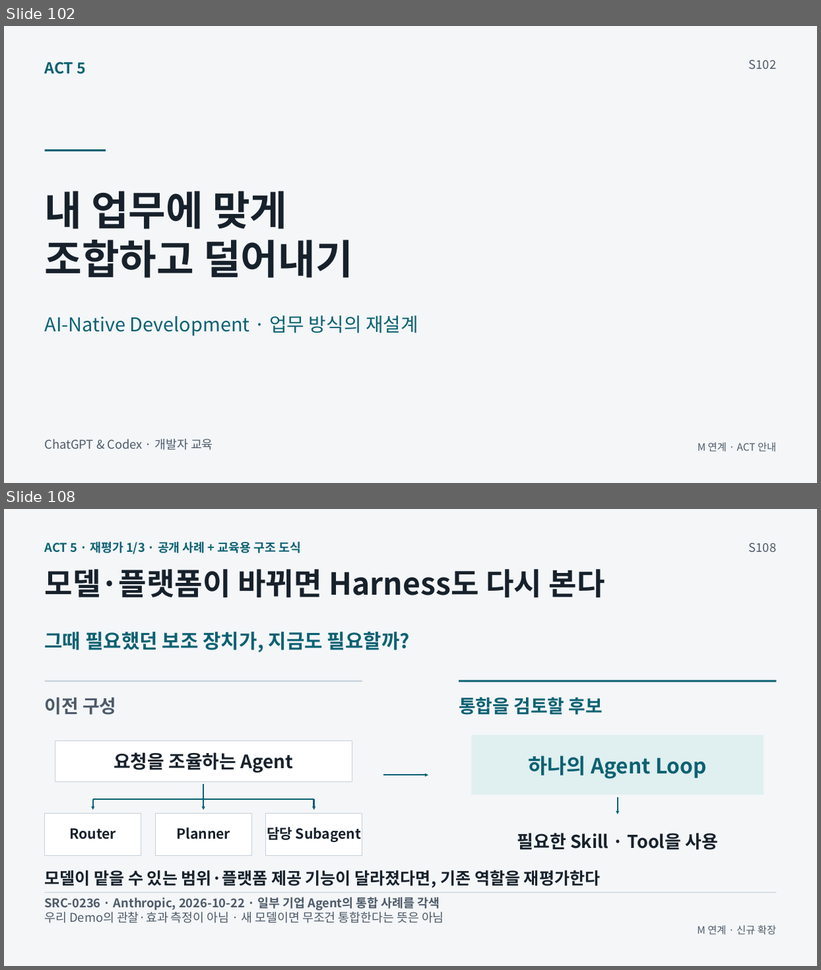
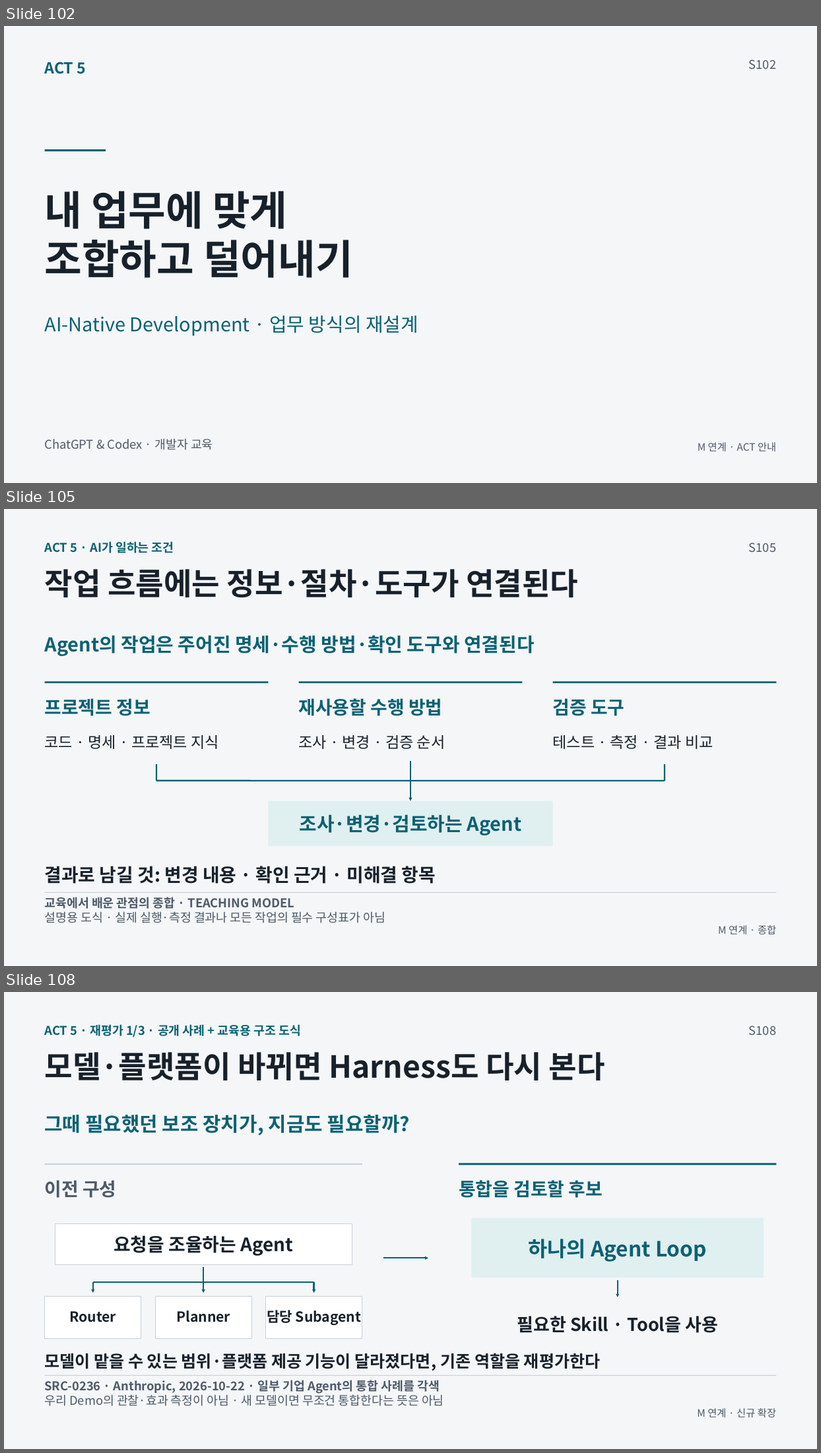
Before and after one commit to GideokKim/ai-dev-training, a slide deck: production/AI_Dev_Training_Full.pptx. Shown one above the other, each under a label of ours: slides 102 and 108 before the commit, slides 102, 105 and 108 after it; the slides between them are not shown. The pictures are 821x970 and 821x1453 pixels, drawn with LibreOffice and Linux fonts; fonts in the diff are those of the drawing. Boxes give left, top, right and bottom in pixels: in the first picture for what was removed or moved away, otherwise in the second. Text is boxed around its words. In the diff, an @@ line names an element or a change of style, - is before the commit and + after.

```diff
--- a/production/AI_Dev_Training_Full.pptx
+++ b/production/AI_Dev_Training_Full.pptx
@@ slide 105 added at <box>4,509,817,966</box>, background #F4F6F8 @@
@@ text added at <box>45,541,174,553</box>, 14.2 pt, text #0B6172, bold @@
+ACT 5 · AI가 일하는 조건
@@ text added at <box>749,543,776,552</box>, 14.2 pt, text #4D5A68 @@
+S105
@@ text added at <box>45,569,578,597</box>, 36 pt, text #17212B, bold @@
+작업 흐름에는 정보·절차·도구가 연결된다
@@ text added at <box>45,635,534,656</box>, 22.5 pt, text #0B6172, bold @@
+Agent의 작업은 주어진 명세·수행 방법·확인 도구와 연결된다
@@ line added from (45, 682) to (268, 682), #0B6172 2.25 pt @@
@@ line added from (298, 682) to (523, 682), #0B6172 2.25 pt @@
@@ line added from (553, 682) to (777, 682), #0B6172 2.25 pt @@
@@ text added at <box>45,698,150,716</box>, 21.8 pt, text #0B6172, bold @@
+프로젝트 정보
@@ text added at <box>299,698,442,716</box>, 21.8 pt, text #0B6172, bold @@
+재사용할 수행 방법
@@ text added at <box>553,698,624,716</box>, 21.8 pt, text #0B6172, bold @@
+검증 도구
@@ text added at <box>45,735,219,749</box>, 18 pt, text #17212B @@
+코드 · 명세 · 프로젝트 지식
@@ text added at <box>299,735,446,749</box>, 18 pt, text #17212B @@
+조사 · 변경 · 검증 순서
@@ text added at <box>553,735,714,749</box>, 18 pt, text #17212B @@
+테스트 · 측정 · 결과 비교
@@ line added from (156, 764) to (156, 781), #0B6172 1.88 pt @@
@@ arrow added from (411, 762) to (411, 801), #0B6172 1.88 pt @@
@@ line added from (665, 764) to (665, 781), #0B6172 1.88 pt @@
@@ line added from (156, 781) to (665, 781), #0B6172 1.88 pt @@
@@ rectangle added at <box>268,801,553,846</box>, fill #E0EFF0 @@
@@ text added at <box>300,815,522,836</box>, 22.5 pt, text #0B6172, bold @@
+조사·변경·검토하는 Agent
@@ text added at <box>45,866,436,884</box>, 21.8 pt, text #17212B, bold @@
+결과로 남길 것: 변경 내용 · 확인 근거 · 미해결 항목
@@ line added from (45, 892) to (777, 892), #C7D0DA 0.75 pt @@
@@ text added at <box>45,897,295,909</box>, 14.2 pt, text #4D5A68, bold @@
+교육에서 배운 관점의 종합 · TEACHING MODEL
@@ text added at <box>45,912,385,923</box>, 14.2 pt, text #4D5A68 @@
+설명용 도식 · 실제 실행·측정 결과나 모든 작업의 필수 구성표가 아님
@@ text added at <box>718,925,776,935</box>, 12 pt, text #4D5A68 @@
+M 연계 · 종합
```
Also in this commit, not shown: 3 slides changed, 1 other slide added, 2 slides removed, 51 other files.
